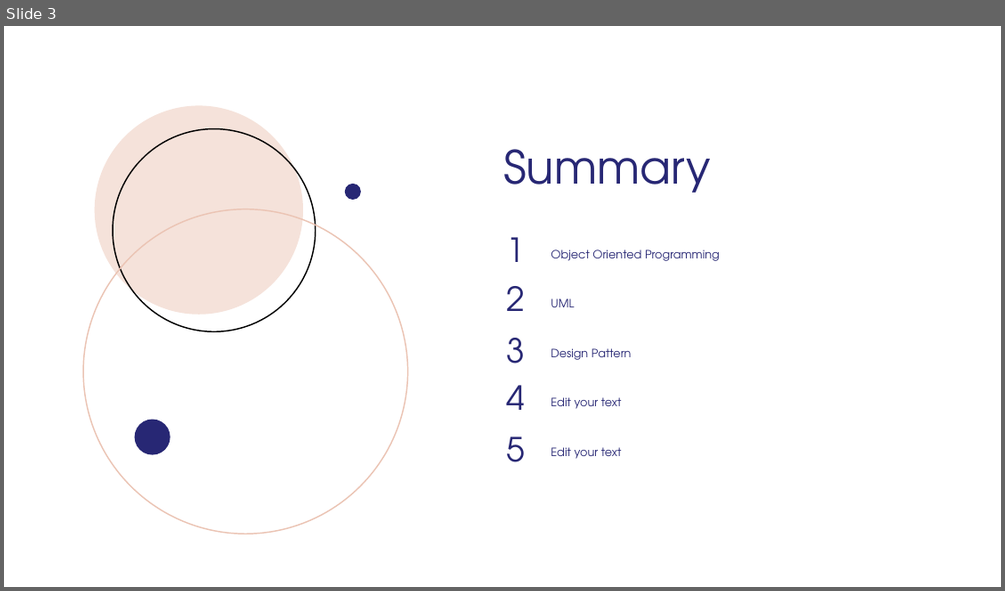
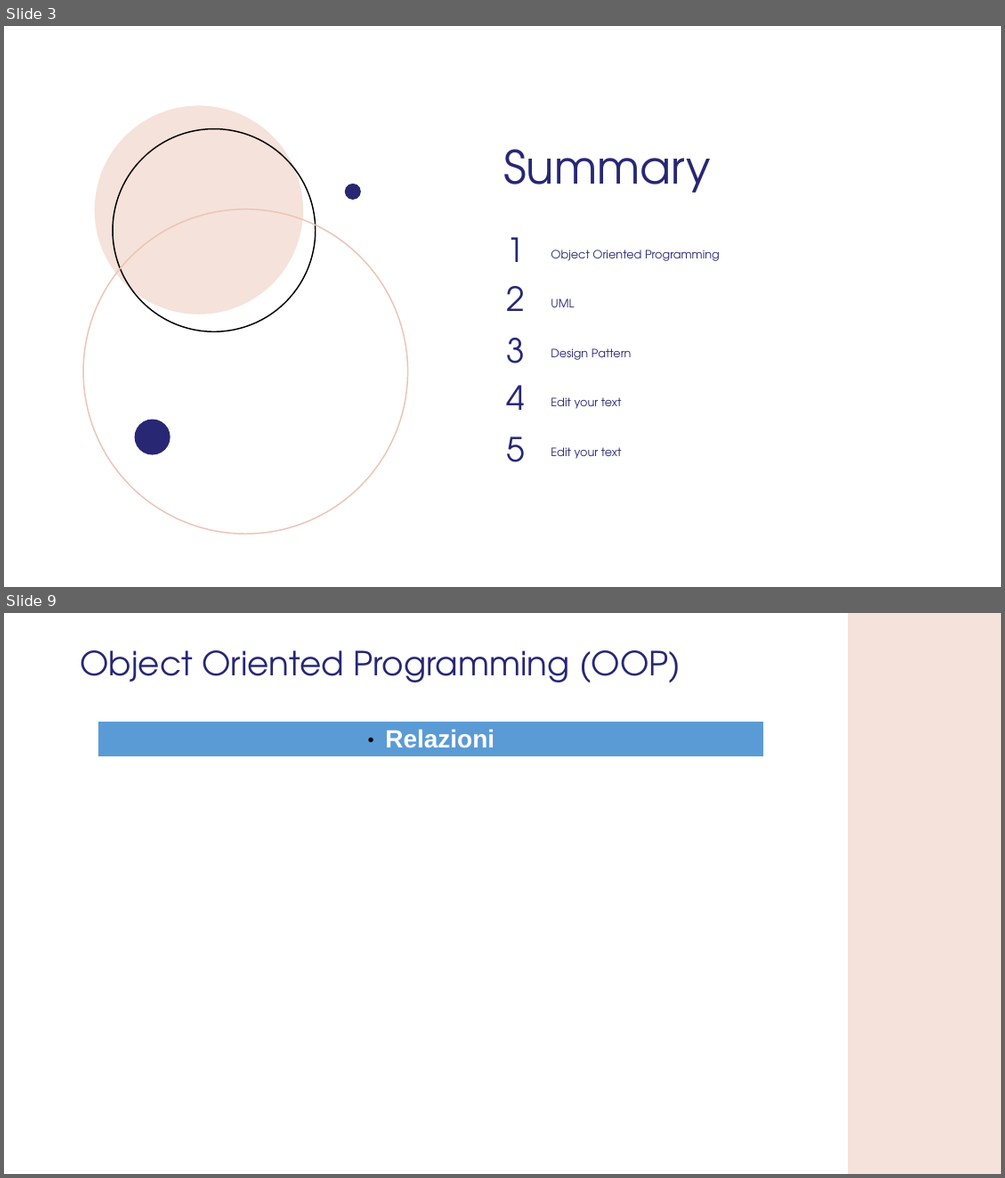
Before and after one commit to GMATZEU42/WS, a slide deck: WS02/WS_2.odp. Shown one above the other, each under a label of ours: slide 3 before the commit, slides 3 and 9 after it; the slides between them are not shown. The pictures are 1005x591 and 1005x1178 pixels, drawn with LibreOffice and Linux fonts; fonts in the diff are those of the drawing; background and template pictures are left out. Boxes give left, top, right and bottom in pixels: in the first picture for what was removed or moved away, otherwise in the second. Text is boxed around its words. In the diff, an @@ line names an element or a change of style, - is before the commit and + after.

```diff
--- a/WS02/WS_2.odp
+++ b/WS02/WS_2.odp
@@ slide 9 added at (4,613,1001,1174), background #FFFFFF @@
@@ freeform shape added at (848,613,1001,1174), fill #F5E2DA @@
@@ title added at (80,650,681,682), 32 pt, text #272774 @@
+Object Oriented Programming (OOP)
@@ table added at (99,722,764,752), 1 rows, 1 columns @@
+Relazioni
```
Also in this commit, not shown: 1 slide changed, 9 other slides added, 1 slide removed, 2 other files.
